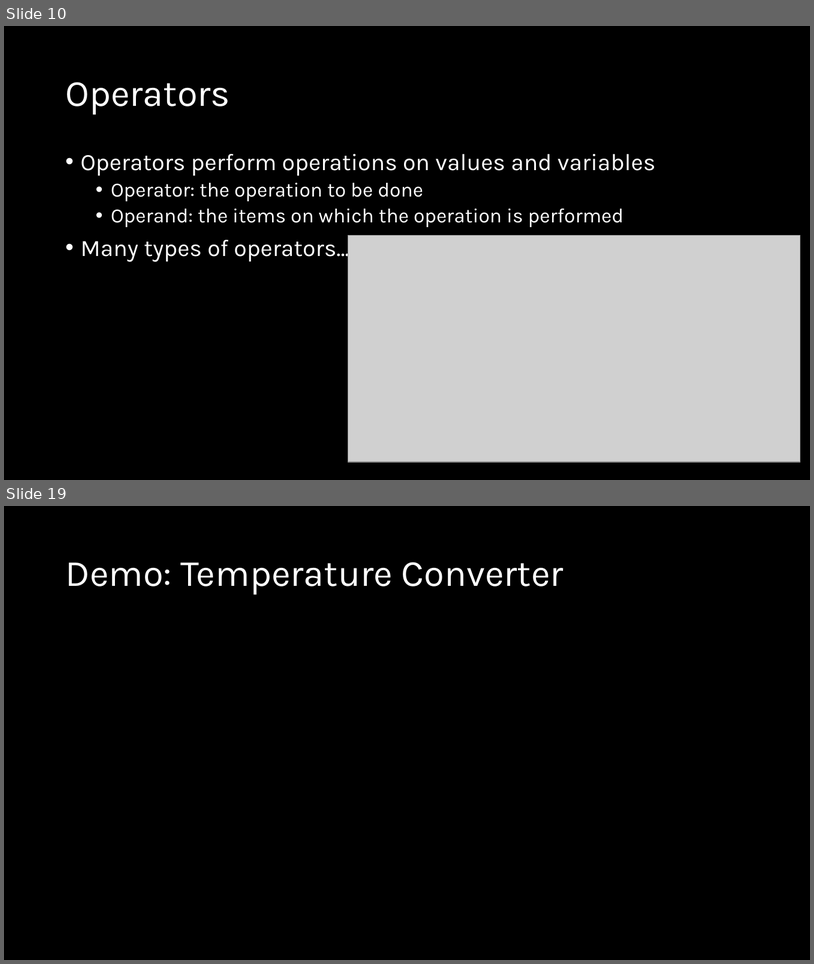
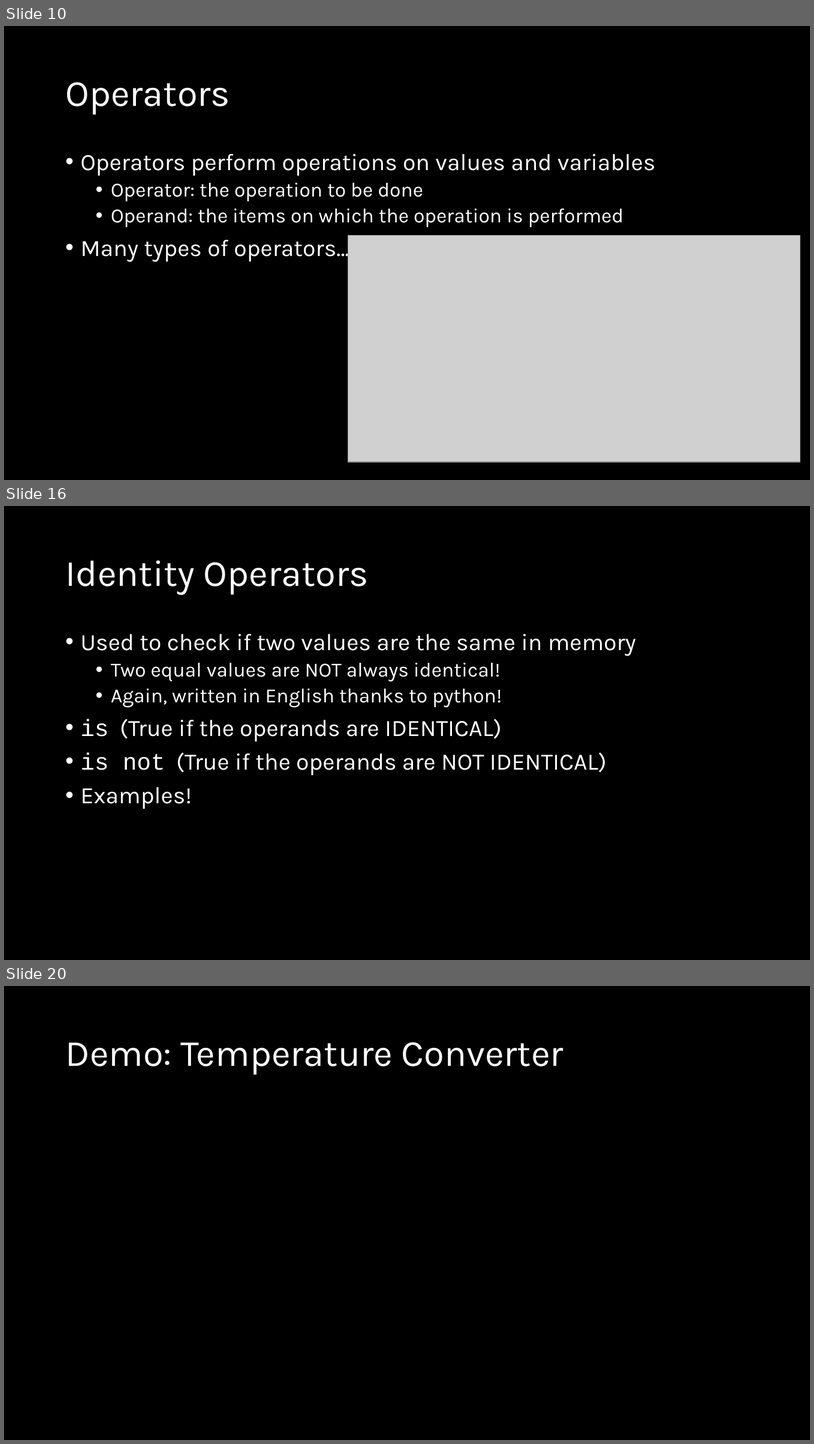
Before and after one commit to d-guh/computer-courses, a slide deck: intro-to-python/02/lesson-02.pptx. Shown one above the other, each under a label of ours: slides 10 and 19 before the commit, slides 10, 16 and 20 after it; the slides between them are not shown. The pictures are 814x964 and 814x1444 pixels, drawn with LibreOffice and Linux fonts; fonts in the diff are those of the drawing; grey boxes stand for pictures; background and template pictures are left out. Boxes give left, top, right and bottom in pixels: in the first picture for what was removed or moved away, otherwise in the second. Text is boxed around its words. In the diff, an @@ line names an element or a change of style, - is before the commit and + after.

Commit message:
feat(intro-py/02): add operator slides

```diff
--- a/intro-to-python/02/lesson-02.pptx
+++ b/intro-to-python/02/lesson-02.pptx
@@ slide 16 added at box(4, 506, 810, 960), background #000000 @@
@@ title added at box(65, 560, 369, 595), 44 pt, text #FFFFFF @@
+Identity Operators
@@ text added at box(81, 634, 636, 809), 28 pt, text #FFFFFF @@
+• Used to check if two values are the same in memory
+  • Two equal values are NOT always identical!
+  • Again, written in English thanks to python!
+• is (True if the operands are IDENTICAL)
+• is not (True if the operands are NOT IDENTICAL)
+• Examples!
@@ what was slide 19 is now slide 20 @@
```
Also in this commit, not shown: 7 slides changed, 1 other slide added, 1 slide removed.
